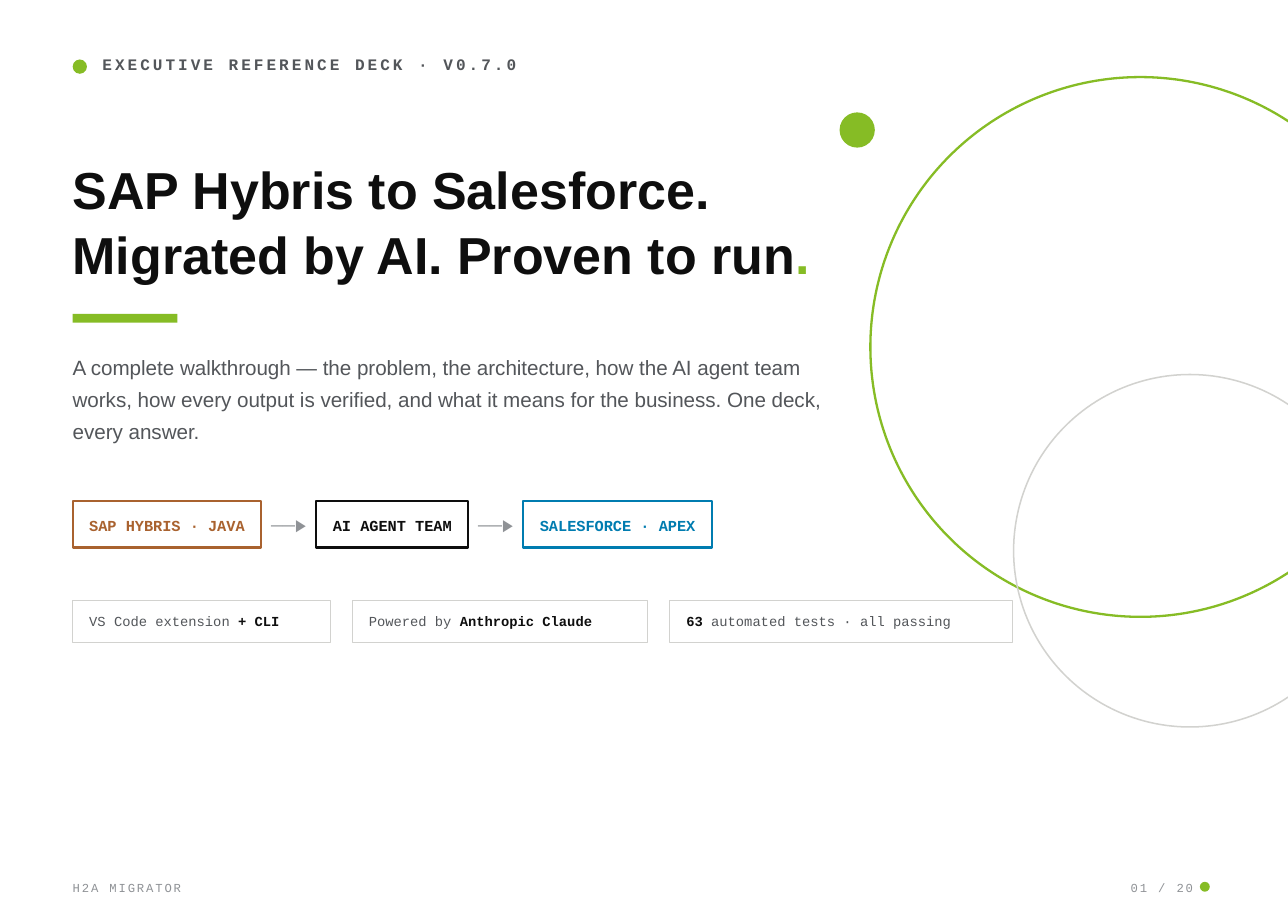
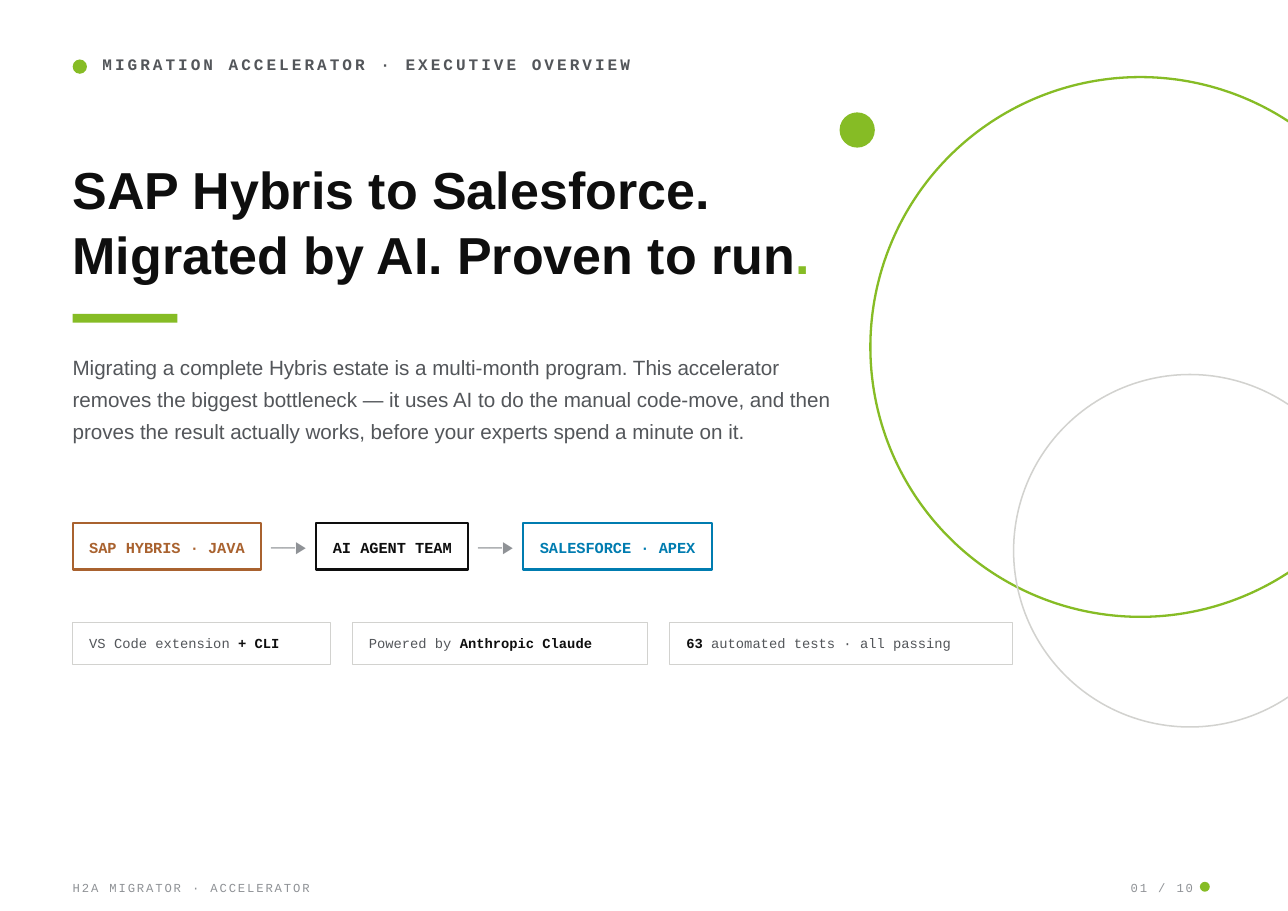
Before and after one commit to Vikaschd04/SAP_Salesforce_Migrator, a slide deck: slide 1 of docs/DEMO_DECK.pptx. Drawn at 1288x911 pixels with LibreOffice and Linux fonts; fonts in the diff are those of the drawing. Boxes give left, top, right and bottom in pixels: in the first picture for what was removed or moved away, otherwise in the second. Text is boxed around its words. In the diff, an @@ line names an element or a change of style, - is before the commit and + after.

Commit message:
refactor: update H2A Migrator deck generation script to a 10-slide executive accelerator format and remove obsolete PDF.

```diff
--- a/docs/DEMO_DECK.pptx
+++ b/docs/DEMO_DECK.pptx
@@ text at [102, 59, 630, 70]: text changed @@
-EXECUTIVE REFERENCE DECK · V0.7.0
+MIGRATION ACCELERATOR · EXECUTIVE OVERVIEW
@@ text at [73, 360, 830, 444]: text changed @@
-A complete walkthrough — the problem, the architecture, how the AI agent team works, how every output is verified, and what it means for the business. One deck, every answer.
+Migrating a complete Hybris estate is a multi-month program. This accelerator removes the biggest bottleneck — it uses AI to do the manual code-move, and then proves the result actually works, before your experts spend a minute on it.
@@ 5 texts, 3 rectangles: place and size @@
-5 texts, 3 rectangles at [73, 501, 712, 548]
+5 texts, 3 rectangles at [73, 523, 712, 570]
@@ 3 texts, 3 rectangles: place and size @@
-3 texts, 3 rectangles at [73, 600, 1013, 642]
+3 texts, 3 rectangles at [73, 623, 1013, 664]
@@ text at [73, 884, 309, 892]: text changed @@
-H2A MIGRATOR
+H2A MIGRATOR · ACCELERATOR
@@ text at [1131, 884, 1194, 892]: text changed @@
-01 / 20
+01 / 10
```
Also in this commit, not shown: 9 other slides changed, 10 slides removed, 4 other files.
